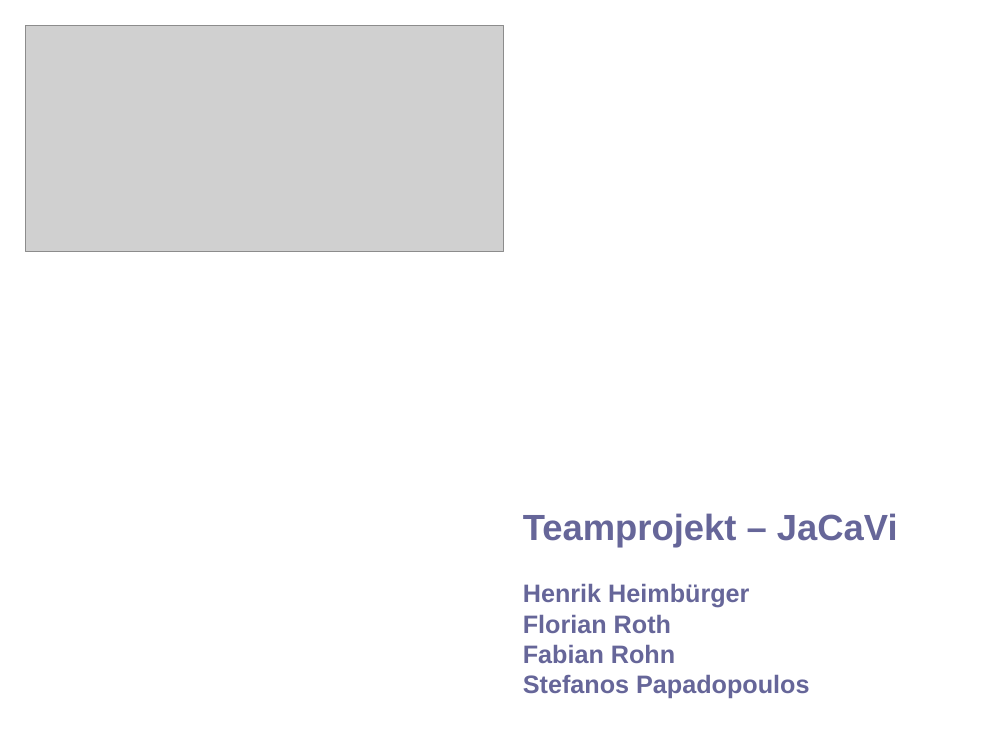
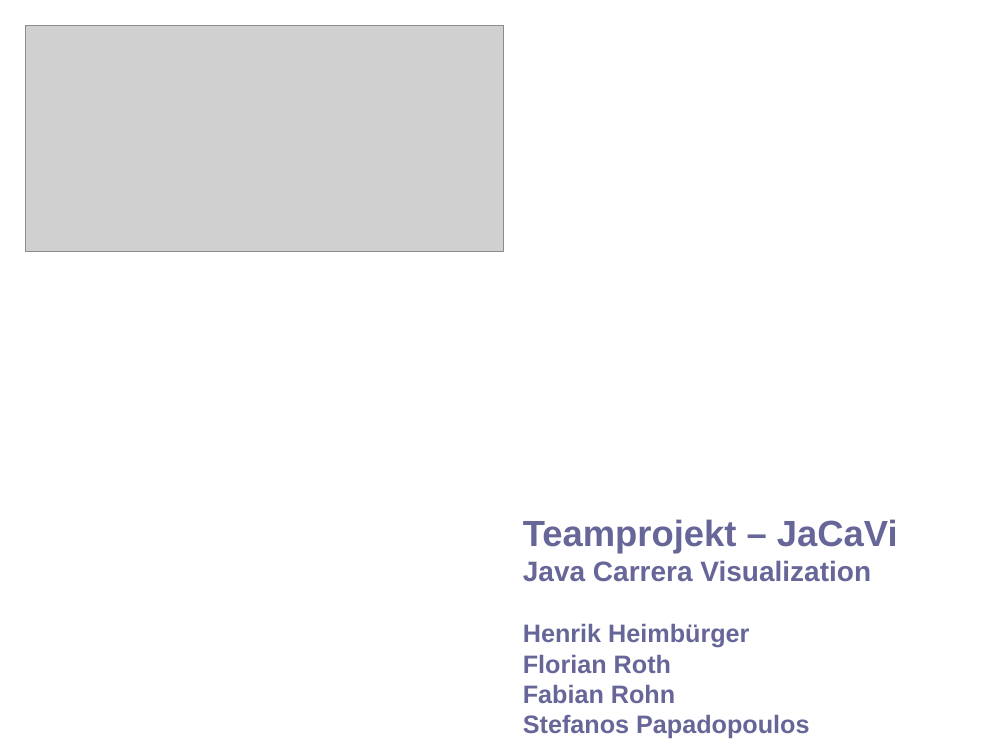
Before and after one commit to hheimbuerger/jacavi, a slide deck: slide 1 of docs/presentation documents/Abschlusspräsentation_JaCaVi.odp. Drawn at 1008x756 pixels with LibreOffice and Linux fonts; fonts in the diff are those of the drawing; grey boxes stand for pictures; background and template pictures are left out. Boxes give left, top, right and bottom in pixels: in the first picture for what was removed or moved away, otherwise in the second. Text is boxed around its words. In the diff, an @@ line names an element or a change of style, - is before the commit and + after.

```diff
--- a/docs/presentation documents/Abschlusspräsentation_JaCaVi.odp
+++ b/docs/presentation documents/Abschlusspräsentation_JaCaVi.odp
@@ title at (523, 519, 898, 738): text changed @@
-Teamprojekt – JaCaVi
-Henrik Heimbürger
-Florian Roth
-Fabian Rohn
-Stefanos Papadopoulos
+Teamprojekt – JaCaVi
+Java Carrera Visualization
+Henrik Heimbürger
+Florian Roth
+Fabian Rohn
+Stefanos Papadopoulos
```
Also in this commit, not shown: 6 other slides changed, 2 slides added, 2 slides removed.
